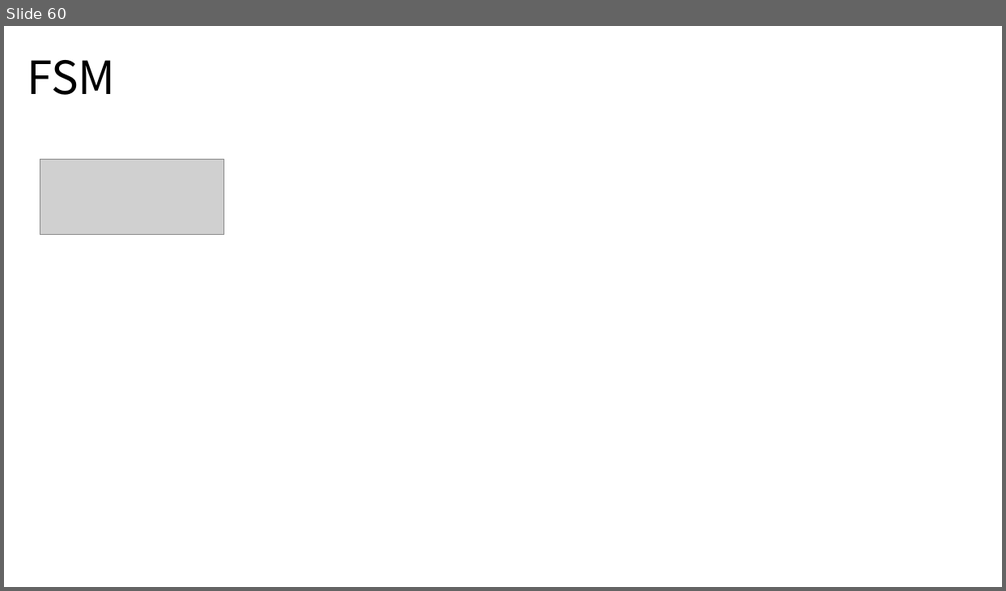
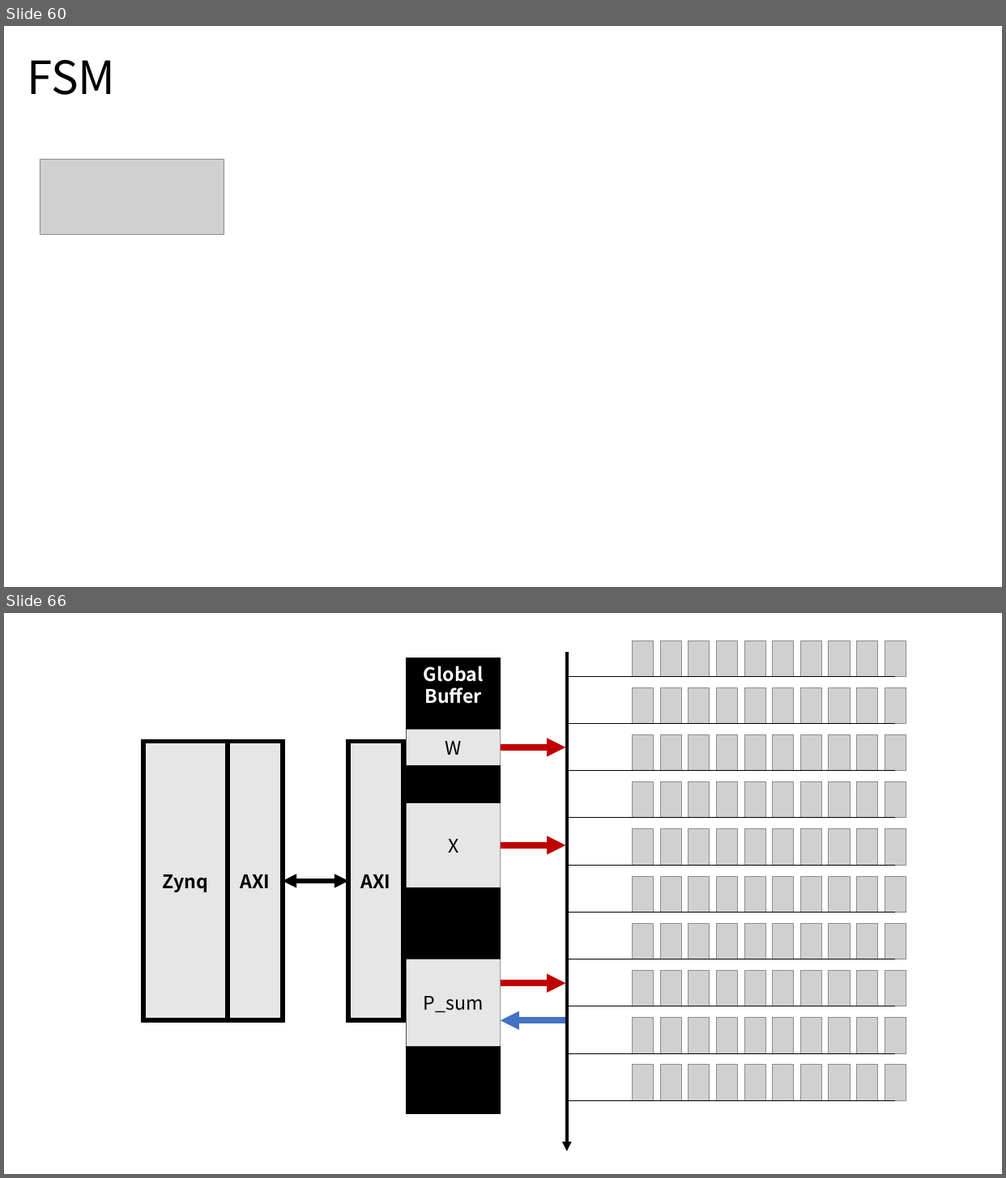
Before and after one commit to dldldlfma/ETRI-SW-SoC-base, a slide deck: eyeriss.pptx. Shown one above the other, each under a label of ours: slide 60 before the commit, slides 60 and 66 after it; the slides between them are not shown. The pictures are 1006x591 and 1006x1178 pixels, drawn with LibreOffice and Linux fonts; fonts in the diff are those of the drawing; grey boxes stand for pictures. Boxes give left, top, right and bottom in pixels: in the first picture for what was removed or moved away, otherwise in the second. Text is boxed around its words. In the diff, an @@ line names an element or a change of style, - is before the commit and + after.

```diff
--- a/eyeriss.pptx
+++ b/eyeriss.pptx
@@ slide 66 added at (4, 613, 1002, 1174), background #FFFFFF @@
@@ rectangle added at (143, 742, 228, 1021), fill #E7E6E6, outline #000000 4.5 pt, 18 pt, text #000000, bold @@
+Zynq
@@ rectangle added at (228, 742, 283, 1021), fill #E7E6E6, outline #000000 4.5 pt, 18 pt, text #000000, bold @@
+AXI
@@ rectangle added at (348, 742, 403, 1021), fill #E7E6E6, outline #000000 4.5 pt, 18 pt, text #000000, bold @@
+AXI
@@ arrow added from (501, 747) to (565, 747), #C00000 6 pt @@
@@ arrow added from (501, 845) to (565, 845), #C00000 6 pt @@
@@ double arrow added from (283, 881) to (348, 881), #000000 4.5 pt @@
@@ group added at (407, 658, 501, 1114): 4 rectangles, 1 text @@
+Global Buffer
+X
+W
+P_sum
@@ arrow added from (501, 983) to (565, 983), #C00000 6 pt @@
@@ arrow added from (565, 1021) to (501, 1021), #4472C4 6 pt @@
@@ group added at (567, 641, 906, 1152): 100 pictures, 10 lines, 1 arrow @@
```
Also in this commit, not shown: 1 slide changed, 5 other slides added, 2 other files.
